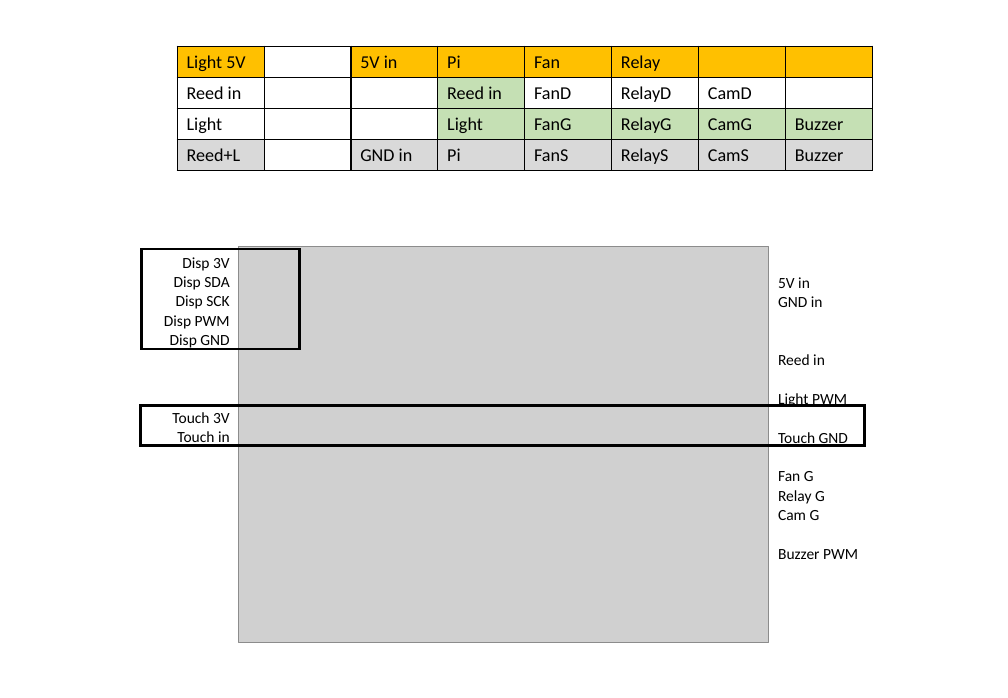
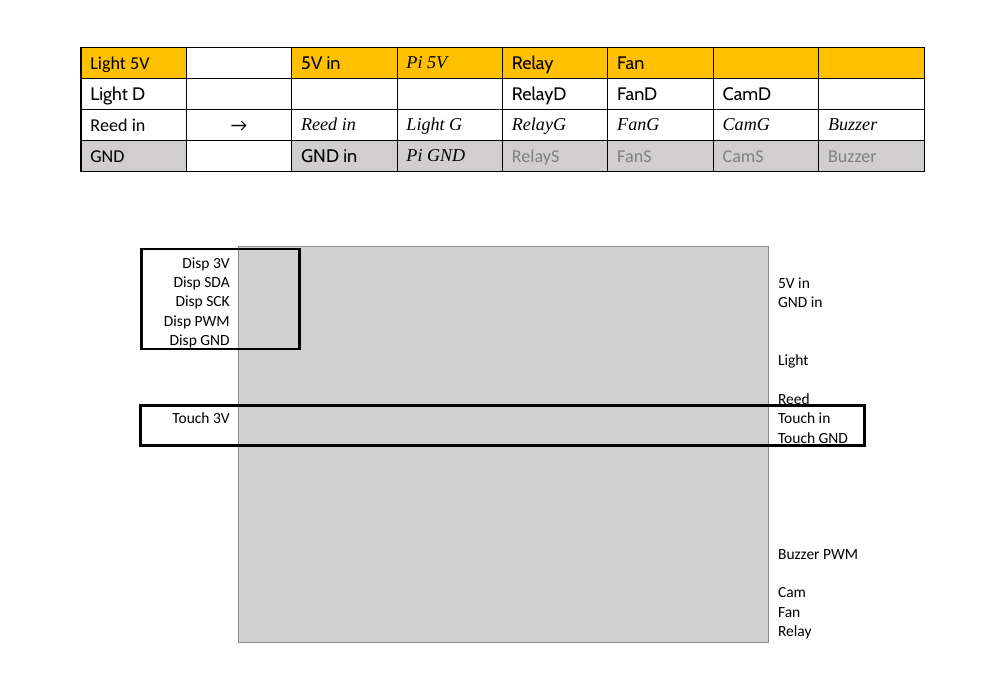
Before and after one commit to jay1han/Kingroon, a slide deck: slide 7 of Document/S2 pack.pptx. Drawn at 1008x698 pixels with LibreOffice and Linux fonts; fonts in the diff are those of the drawing; grey boxes stand for pictures. Boxes give left, top, right and bottom in pixels: in the first picture for what was removed or moved away, otherwise in the second. Text is boxed around its words. In the diff, an @@ line names an element or a change of style, - is before the commit and + after.

```diff
--- a/Document/S2 pack.pptx
+++ b/Document/S2 pack.pptx
@@ table at box(81, 47, 922, 171) @@
-row 1: Light 5V |  | 5V in | Pi | Fan | Relay |  | 
+row 1: Light 5V |  | 5V in | Pi 5V | Relay | Fan |  | 
-row 2: Reed in |  |  | Reed in | FanD | RelayD | CamD | 
+row 2: Light D |  |  |  | RelayD | FanD | CamD | 
-row 3: Light |  |  | Light | FanG | RelayG | CamG | Buzzer
+row 3: Reed in | → | Reed in | Light G | RelayG | FanG | CamG | Buzzer
-row 4: Reed+L |  | GND in | Pi | FanS | RelayS | CamS | Buzzer
+row 4: GND |  | GND in | Pi GND | RelayS | FanS | CamS | Buzzer
@@ fill #C5E0B4 to none in 5 cells @@
@@ fill #D9D9D9 to #D0CECE in 7 cells @@
@@ font Calibri to Cabin in "5V in", "CamD", "GND in" @@
@@ font Calibri to Times New Roman, italic on in "CamG", "Buzzer" @@
@@ text colour #000000 to #808080 in "CamS", "Buzzer" @@
@@ table: place and size @@
-table at box(177, 47, 869, 170)
+table at box(81, 47, 922, 171)
@@ text at box(778, 354, 831, 423): text changed @@
-Reed in
-Light PWM
+Light
+Reed
+Touch in
@@ text at box(177, 431, 230, 447): paragraph removed @@
-Touch in
@@ text at box(778, 471, 825, 520): paragraphs removed @@
-Fan G
-Relay G
-Cam G
@@ text at box(778, 587, 812, 639): paragraphs added @@
+Cam
+Fan
+Relay
```
Also in this commit, not shown: 1 other slide changed, 1 slide removed, 1 other file.
